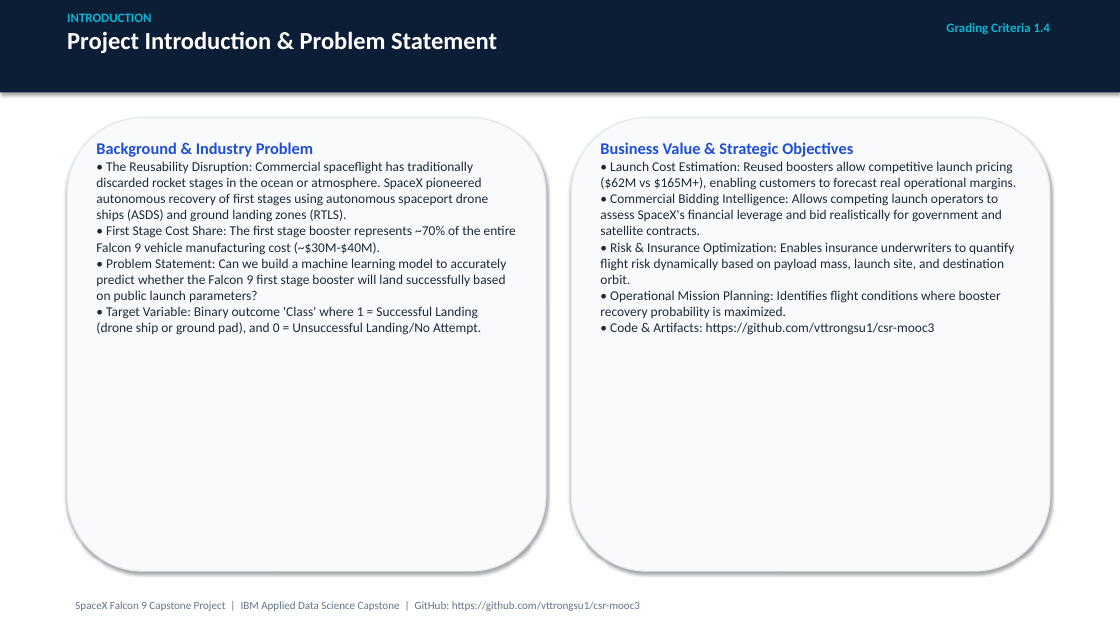
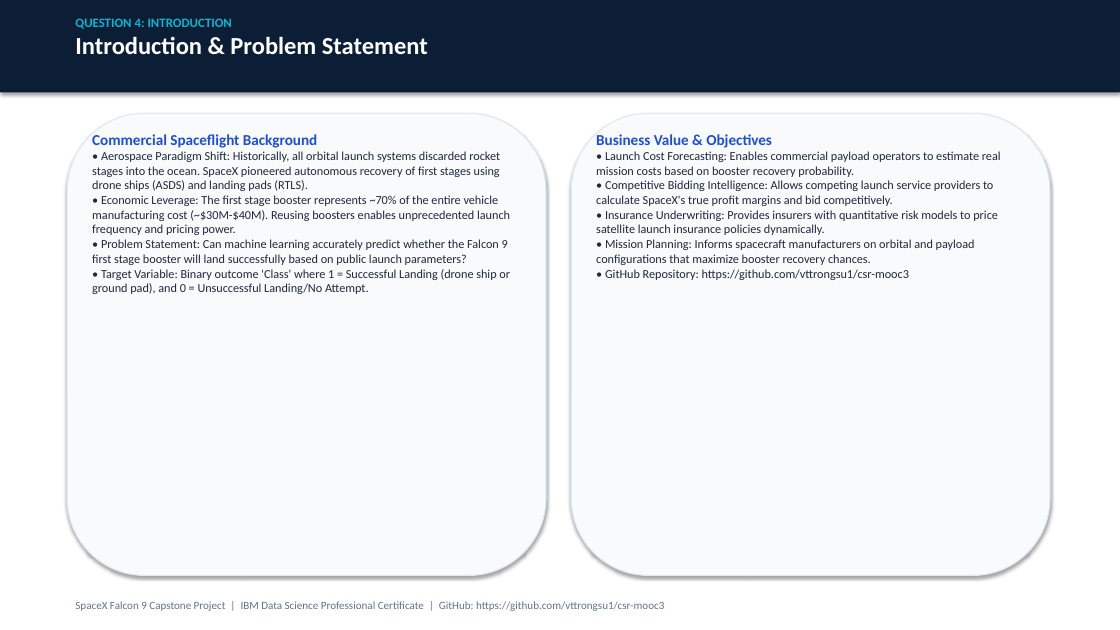
Before and after one commit to vttrongsu1/csr-mooc3, a slide deck: slide 3 of Data Science Capstone Project Report.pptx. Drawn at 1120x630 pixels with LibreOffice and Linux fonts; fonts in the diff are those of the drawing. Boxes give left, top, right and bottom in pixels: in the first picture for what was removed or moved away, otherwise in the second. Text is boxed around its words. In the diff, an @@ line names an element or a change of style, - is before the commit and + after.

Commit message:
Update to 12-slide layout strictly mapped to Coursera evaluation questions 1-15

```diff
--- a/Data Science Capstone Project Report.pptx
+++ b/Data Science Capstone Project Report.pptx
@@ text at [75,18,428,55]: text changed @@
-INTRODUCTION
-Project Introduction & Problem Statement
+QUESTION 4: INTRODUCTION
+Introduction & Problem Statement
@@ text removed at [946,23,1050,34] @@
-Grading Criteria 1.4
@@ rounded rectangle: place and size @@
-rounded rectangle at [67,118,546,571]
+rounded rectangle at [67,113,546,576]
@@ rounded rectangle: place and size @@
-rounded rectangle at [571,118,1050,571]
+rounded rectangle at [571,113,1050,576]
@@ text "Commercial Spaceflight Background": place and size @@
-text "Commercial Spaceflight Background" at [96,142,516,335]
+text "Commercial Spaceflight Background" at [92,134,510,294]
@@ text at [92,134,510,265]: text changed; size 11.5 to 10.5 pt @@
-Background & Industry Problem
-• The Reusability Disruption: Commercial spaceflight has traditionally discarded rocket stages in the ocean or atmosphere. SpaceX pioneered autonomous recovery of first stages using autonomous spaceport drone ships (ASDS) and ground landing zones (RTLS).
-• First Stage Cost Share: The first stage booster represents ~70% of the entire Falcon 9 vehicle manufacturing cost (~$30M-$40M).
-• Problem Statement: Can we build a machine learning model to accurately predict whether the Falcon 9 first stage booster will land successfully based on public launch parameters?
+Commercial Spaceflight Background
+• Aerospace Paradigm Shift: Historically, all orbital launch systems discarded rocket stages into the ocean. SpaceX pioneered autonomous recovery of first stages using drone ships (ASDS) and landing pads (RTLS).
+• Economic Leverage: The first stage booster represents ~70% of the entire vehicle manufacturing cost (~$30M-$40M). Reusing boosters enables unprecedented launch frequency and pricing power.
+• Problem Statement: Can machine learning accurately predict whether the Falcon 9 first stage booster will land successfully based on public launch parameters?
@@ text at [596,134,1001,280]: text changed; size 11.5 to 10.5 pt @@
-Business Value & Strategic Objectives
-• Launch Cost Estimation: Reused boosters allow competitive launch pricing ($62M vs $165M+), enabling customers to forecast real operational margins.
-• Commercial Bidding Intelligence: Allows competing launch operators to assess SpaceX's financial leverage and bid realistically for government and satellite contracts.
-• Risk & Insurance Optimization: Enables insurance underwriters to quantify flight risk dynamically based on payload mass, launch site, and destination orbit.
-• Operational Mission Planning: Identifies flight conditions where booster recovery probability is maximized.
-• Code & Artifacts: https://github.com/vttrongsu1/csr-mooc3
+Business Value & Objectives
+• Launch Cost Forecasting: Enables commercial payload operators to estimate real mission costs based on booster recovery probability.
+• Competitive Bidding Intelligence: Allows competing launch service providers to calculate SpaceX's true profit margins and bid competitively.
+• Insurance Underwriting: Provides insurers with quantitative risk models to price satellite launch insurance policies dynamically.
+• Mission Planning: Informs spacecraft manufacturers on orbital and payload configurations that maximize booster recovery chances.
+• GitHub Repository: https://github.com/vttrongsu1/csr-mooc3
@@ text at [92,269,510,294]: size 11.5 to 10.5 pt in "• Target Variable: Binary outcome 'Class' where ..." @@
@@ text at [75,601,664,611]: text changed @@
-SpaceX Falcon 9 Capstone Project | IBM Applied Data Science Capstone | GitHub: https://github.com/vttrongsu1/csr-mooc3
+SpaceX Falcon 9 Capstone Project | IBM Data Science Professional Certificate | GitHub: https://github.com/vttrongsu1/csr-mooc3
```
Also in this commit, not shown: 8 other slides changed, 3 slides added, 12 slides removed, 4 other files.
